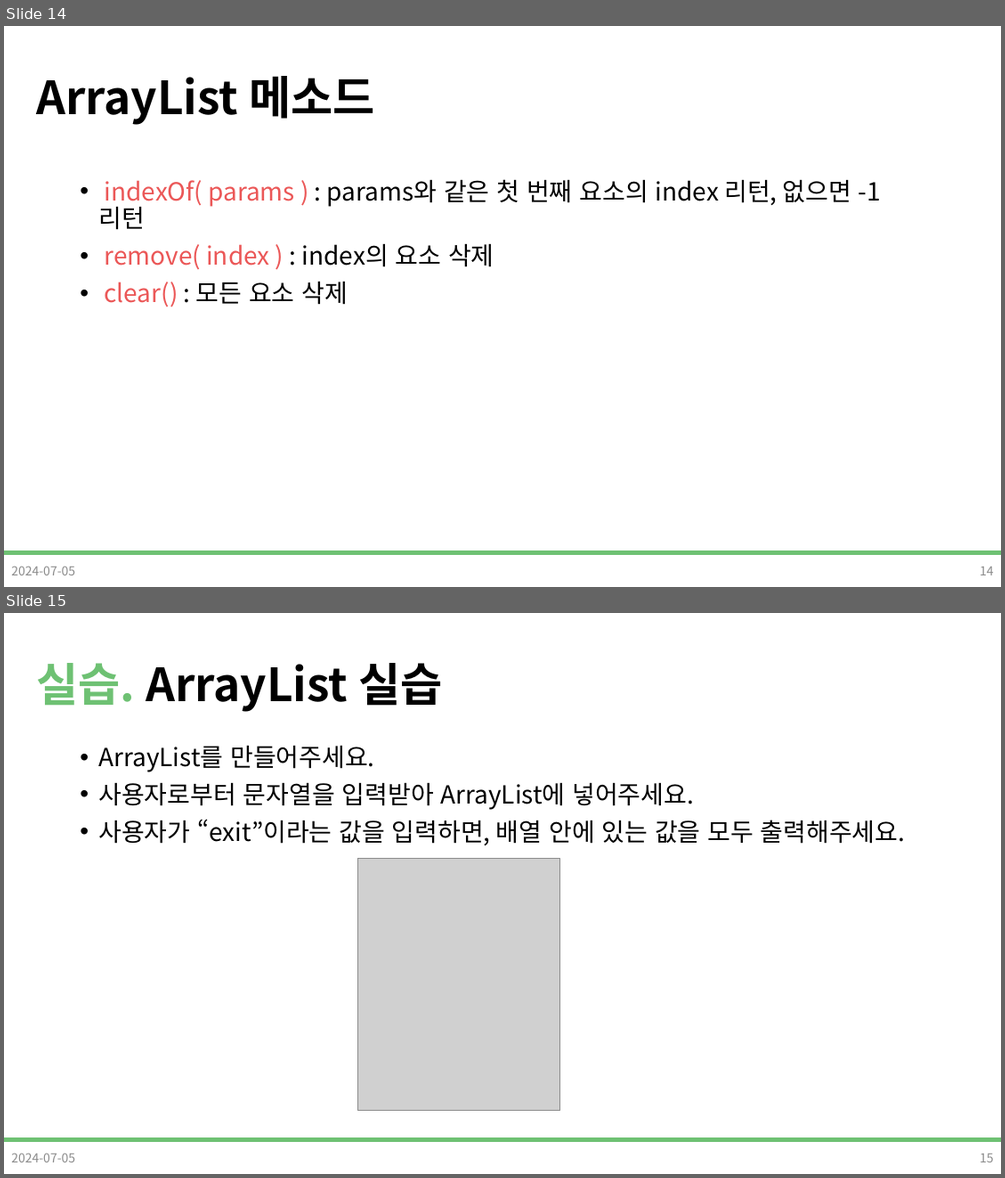
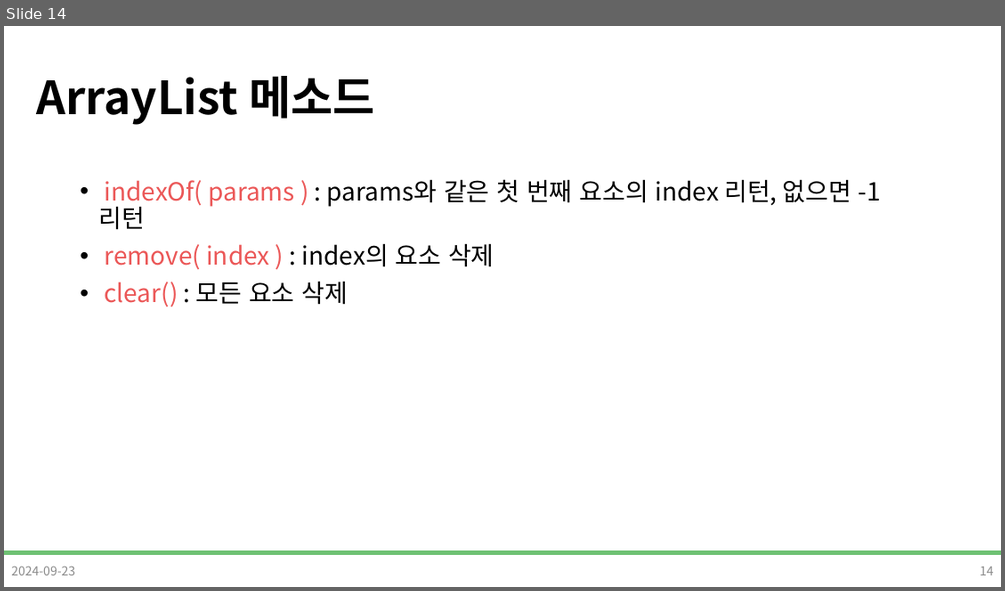
Before and after one commit to DevDamon0527/SeSAC_Yeongdeungpo_Campus_6th, a slide deck: material/[SeSAC_YDP_6] 38_Java_배열.pptx. Shown one above the other, each under a label of ours: slides 14 and 15 before the commit, slide 14 after it. The pictures are 1005x1178 and 1005x591 pixels, drawn with LibreOffice and Linux fonts; fonts in the diff are those of the drawing; grey boxes stand for pictures; background and template pictures are left out. Boxes give left, top, right and bottom in pixels: in the first picture for what was removed or moved away, otherwise in the second. Text is boxed around its words. In the diff, an @@ line names an element or a change of style, - is before the commit and + after.

Commit message:
lecture ready(0923) : Java PPT 실습 수정

```diff
--- a/material/[SeSAC_YDP_6] 38_Java_배열.pptx
+++ b/material/[SeSAC_YDP_6] 38_Java_배열.pptx
@@ slide 15 removed at <box>4,613,1001,1174</box>, background #FFFFFF; not listed: 1 template element that a slide beside it also shows @@
@@ title removed at <box>36,663,442,712</box> @@
-실습. ArrayList 실습
@@ text removed at <box>98,745,905,845</box> @@
-• ArrayList를 만들어주세요.
-• 사용자로부터 문자열을 입력받아 ArrayList에 넣어주세요.
-• 사용자가 “exit”이라는 값을 입력하면, 배열 안에 있는 값을 모두 출력해주세요.
@@ picture removed at <box>357,859,559,1111</box> @@
@@ text removed at <box>11,1152,75,1162</box> @@
-2024-07-05
@@ page number removed at <box>979,1153,994,1162</box> @@
-15
@@ slide 14 changed as well @@
@@ text at <box>11,565,75,575</box>: text changed @@
-2024-07-05
+2024-09-23
```
Also in this commit, not shown: 12 other slides changed, 2 slides added, 1 other slide removed.
